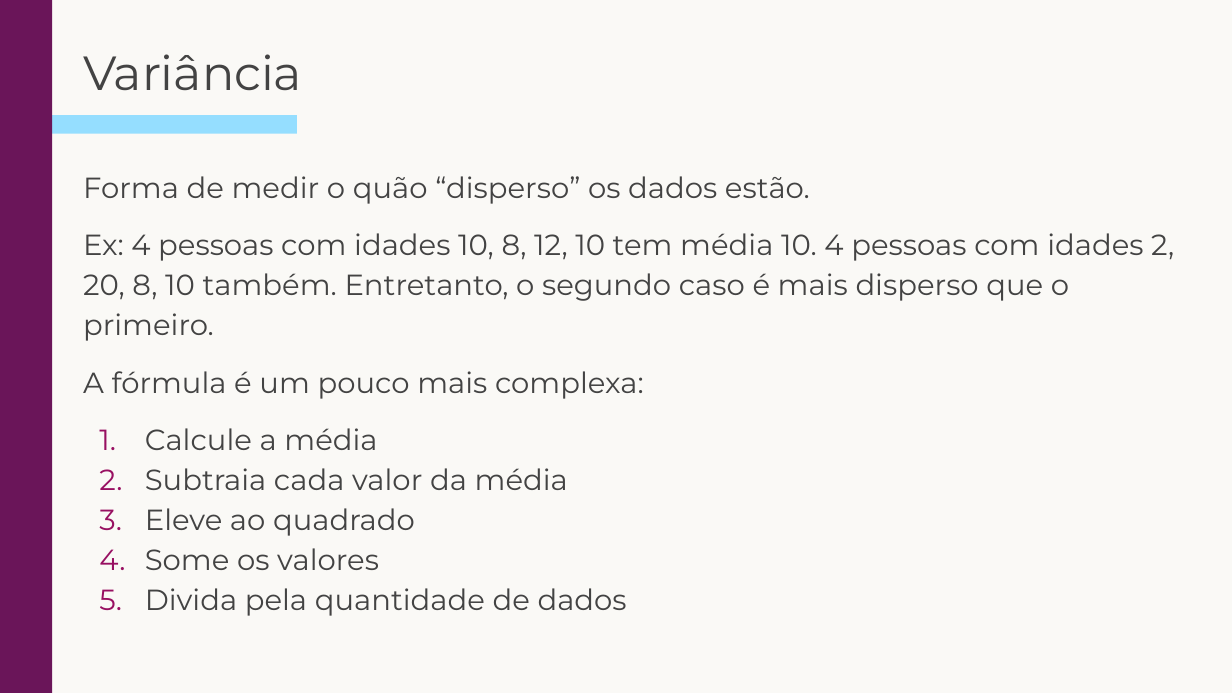
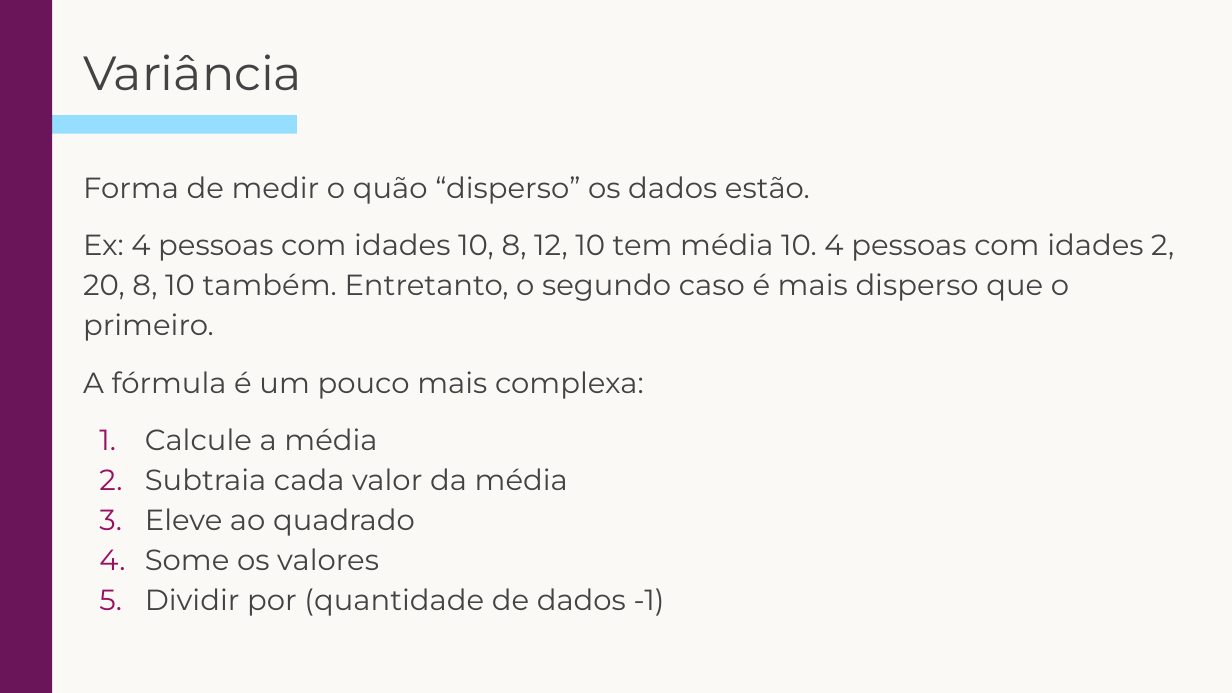
Before and after one commit to robertotomchak/imigrantesavancado, a slide deck: slide 14 of Aula 5 - Estatística.pptx. Drawn at 1232x693 pixels with LibreOffice and Linux fonts; fonts in the diff are those of the drawing. Boxes give left, top, right and bottom in pixels: in the first picture for what was removed or moved away, otherwise in the second. Text is boxed around its words. In the diff, an @@ line names an element or a change of style, - is before the commit and + after.

```diff
--- a/Aula 5 - Estatística.pptx
+++ b/Aula 5 - Estatística.pptx
@@ text at [145,588,665,616]: text changed @@
-5. Divida pela quantidade de dados
+5. Dividir por (quantidade de dados -1)
```
Also in this commit, not shown: 1 other slide changed, 1 other file.
